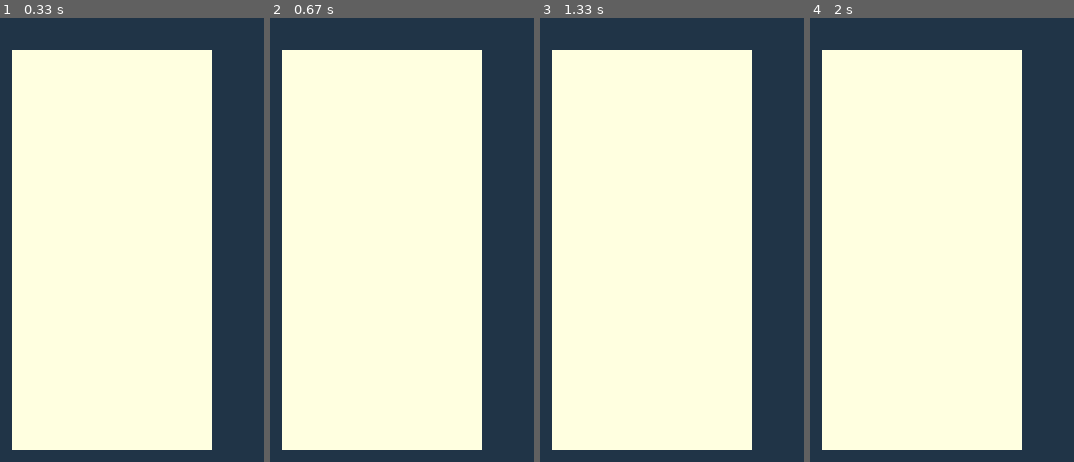
Above: before the commit, frames 1-4 (left to right).
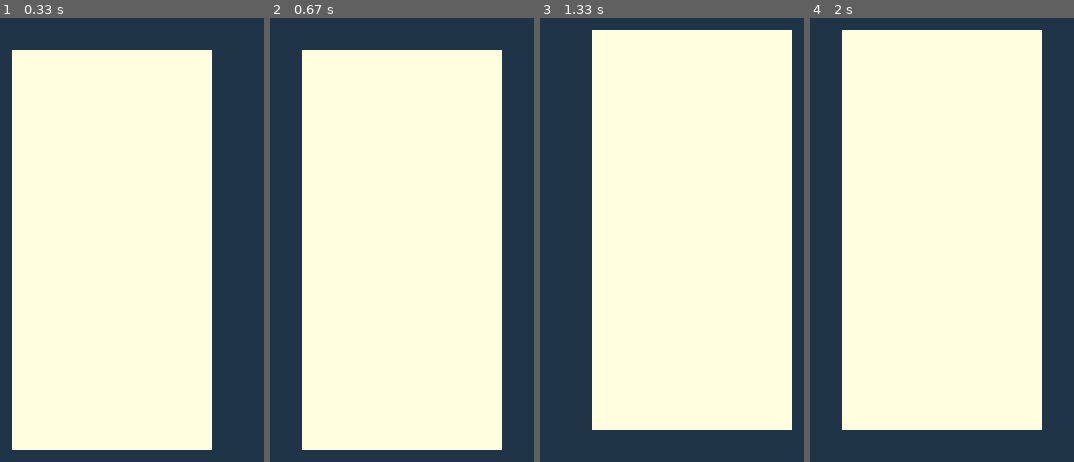
Above: after the commit, the same moments.

Repository: FluckyGo/Shooter-PyGame
Game: pygame game, started from main.py
Two runs of this game, one before a commit and one after it. Both use one fixed random seed, a clock stepped at 60 frames per second and the inputs below.
Inputs:
- Up to frame 1 (0.33 s): no input
- Up to frame 2 (0.67 s): hold Right from 0.33 s (still down)
- Up to frame 3 (1.33 s): release Right at 0.8 s; hold Up 0.83-1.13 s; hold Right from 1.17 s (still down)
- Up to frame 4 (2 s): release Right at 1.63 s; hold Left from 1.67 s (still down)

Frame 1 is identical in both runs. In frame 2, 14% of the frame differs, in the area x 4-88%, y 7-98%; in frame 3, 33%, in the area x 4-96%, y 2-98%; in frame 4, 20%.

Commit message:
Add keys-move for rectangle

Diff:
--- a/main.py
+++ b/main.py
@@ -8,20 +8,33 @@
 screen = pygame.display.set_mode((screen_width, screen_height))
 
 pygame.display.set_caption("My Pygame")
-
+fill_color = (32, 52, 71)
 
 rect_width, rect_height = 100, 200
 rect_x = screen_width / 2 - rect_width / 2
 rect_y = screen_height / 2 - rect_height / 2
 rect_color = pygame.Color('lightyellow')
 
+STEP = 10
 
 while True:
     for event in pygame.event.get():
-        print(event)
+        #print(event)
         if event.type == pygame.QUIT:
             sys.exit()
+        if event.type == pygame.KEYDOWN:
+            if event.key == pygame.K_UP:
+                rect_y -= STEP
+            if event.key == pygame.K_DOWN:
+                rect_y += STEP
+            if event.key == pygame.K_LEFT:
+                rect_x -= STEP
+            if event.key == pygame.K_RIGHT:
+                rect_x += STEP
 
-    screen.fill((32, 52, 71))
+
+
+
+    screen.fill(fill_color)
     pygame.draw.rect(screen, rect_color, (rect_x, rect_y, rect_width, rect_height))
     pygame.display.update()
